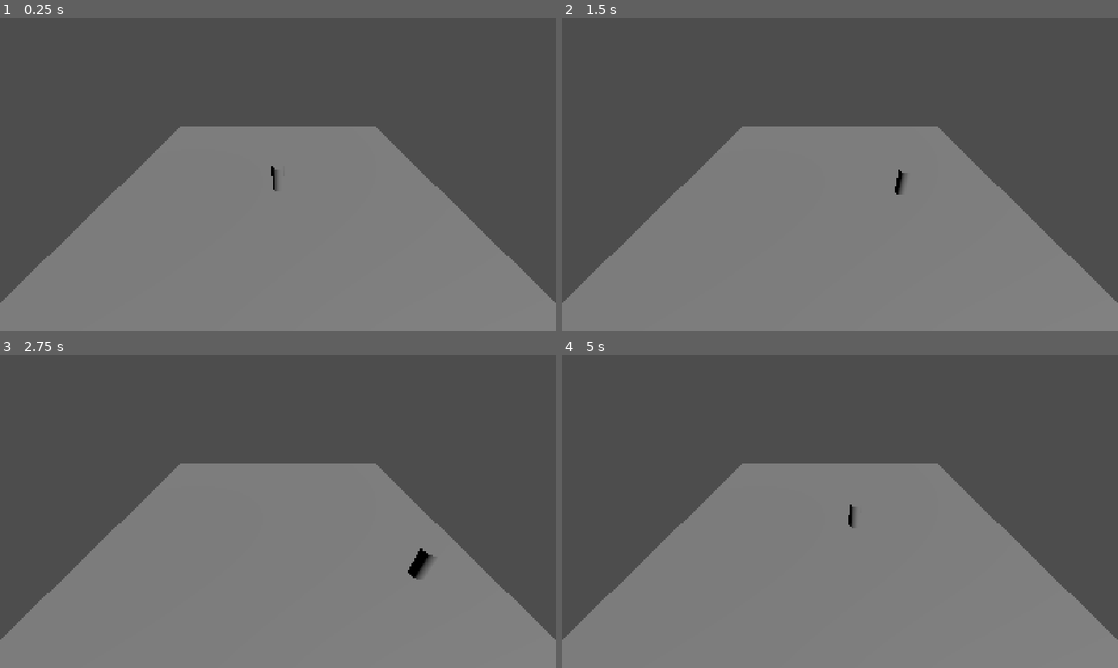
Above: before the commit, frames 1-4 (two rows, left to right).
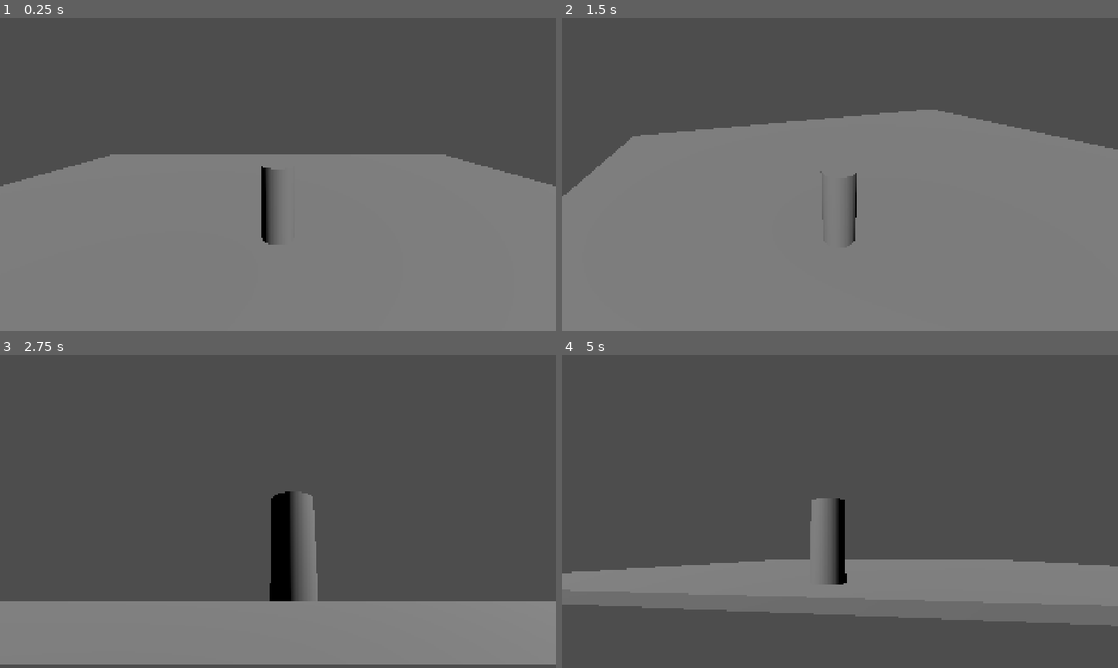
Above: after the commit, the same moments.

Repository: shroomiemies/GodscarCombatLab
Game: Godot game, scene res://scenes/tests/TestArena_Main.tscn
The game is run twice, just before and just after one commit, with the same random seed, the same clock (stepped at 60 frames per second) and the same inputs.
Inputs (mouse positions are in pixels of both pictures, inside the frame that each line leads up to):
- Up to frame 1 (0.25 s): no input
- Up to frame 2 (1.5 s): tap Enter at 0.5 s; move the mouse to (962, 158) at 0.52 s; hold D (move_right) 0.53-1.28 s; move the mouse to (728, 190) at 1.27 s; hold S (move_back) from 1.28 s (still down)
- Up to frame 3 (2.75 s): move the mouse to (333, 442) at 2.02 s; release S (move_back) at 2.03 s; hold D (move_right) from 2.03 s (still down)
- Up to frame 4 (5 s): move the mouse to (812, 574) at 2.77 s; release D (move_right) at 2.78 s; hold W (move_forward) 2.78-3.53 s; move the mouse to (1006, 558) at 3.52 s; hold A (move_left) from 3.53 s (still down); tap Escape (ui_cancel) at 4.15 s; move the mouse to (673, 464) at 4.27 s

The runs differ from the first frame. In frame 1, 15% of the frame differs, in the area x 0-100%, y 34-91%; in frame 2, 17%; in frame 3, 28%; in frame 4, 35%, in the area x 0-100%, y 34-100%.

Commit message:
Add camera rig and camera relative movement

Diff:
--- /dev/null
+++ b/scenes/camera/CameraRig.tscn
@@ -0,0 +1,15 @@
+[gd_scene format=3 uid="uid://yxt4hw7ybxe"]
+
+[node name="CameraRig" type="Node3D" unique_id=843206497]
+
+[node name="YawPivot" type="Node3D" parent="." unique_id=1247736498]
+
+[node name="PitchPivot" type="Node3D" parent="YawPivot" unique_id=262047298]
+transform = Transform3D(1, 0, 0, 0, 0.9659258, 0.25881904, 0, -0.25881904, 0.9659258, 0, 0, 0)
+
+[node name="SpringArm3D" type="SpringArm3D" parent="YawPivot/PitchPivot" unique_id=1110284689]
+spring_length = 5.0
+
+[node name="Camera3D" type="Camera3D" parent="YawPivot/PitchPivot/SpringArm3D" unique_id=331039347]
+current = true
+fov = 65.0
--- a/scenes/tests/TestArena_Main.tscn
+++ b/scenes/tests/TestArena_Main.tscn
@@ -2,6 +2,8 @@
 
 [ext_resource type="PackedScene" uid="uid://cet42dhxvxoit" path="res://scenes/actors/player/Player.tscn" id="1_4n1cq"]
 [ext_resource type="Script" uid="uid://dawleowx5jiei" path="res://scripts/actor/Player.gd" id="2_vy3pw"]
+[ext_resource type="PackedScene" uid="uid://yxt4hw7ybxe" path="res://scenes/camera/CameraRig.tscn" id="3_4difj"]
+[ext_resource type="Script" uid="uid://bp4b1fp6fn6k1" path="res://scripts/camera/CameraRig.gd" id="4_xdqrp"]
 
 [sub_resource type="BoxShape3D" id="BoxShape3D_vy3pw"]
 
@@ -26,9 +28,10 @@
 
 [node name="MultiplayerSpawner" type="MultiplayerSpawner" parent="." unique_id=263444565]
 
-[node name="DebugCamera" type="Camera3D" parent="." unique_id=860885128]
-transform = Transform3D(1, 0, 0, 0, 0.81915206, 0.57357645, 0, -0.57357645, 0.81915206, 0, 8, 10)
-current = true
+[node name="Player" parent="." unique_id=1989459081 node_paths=PackedStringArray("camera_rig") instance=ExtResource("1_4n1cq")]
+script = ExtResource("2_vy3pw")
+camera_rig = NodePath("../CameraRig")
 
-[node name="Player" parent="." unique_id=1989459081 instance=ExtResource("1_4n1cq")]
-script = ExtResource("2_vy3pw")
+[node name="CameraRig" parent="." unique_id=843206497 node_paths=PackedStringArray("target") instance=ExtResource("3_4difj")]
+script = ExtResource("4_xdqrp")
+target = NodePath("../Player")
--- a/scripts/actor/Player.gd
+++ b/scripts/actor/Player.gd
@@ -4,6 +4,8 @@
 @export var move_speed: float = 5.0
 @export var acceleration: float = 18.0
 @export var gravity: float = 24.0
+@export var camera_rig: CameraRig
+@export var turn_speed: float = 12.0
 
 var movement_frame: MovementFrame
 
@@ -32,16 +34,30 @@
 	var local_move := Vector3(input_vector.x,0,input_vector.y)
 
 	if local_move.length() > 1.0:
-		local_move.normalized()
+		local_move = local_move.normalized()
 
-	var world_move := movement_frame.local_direction_to_world(local_move)
+	var movement_basis := movement_frame.basis
+
+	if camera_rig != null:
+		movement_basis = camera_rig.get_flat_camera_basis()
+
+	var world_move := movement_basis * local_move
 	var desired_horizontal_velocity := world_move * move_speed
 
 	velocity.x = move_toward(velocity.x, desired_horizontal_velocity.x, acceleration * delta)
 	velocity.z = move_toward(velocity.z, desired_horizontal_velocity.z, acceleration * delta)
+
+	_update_facing(world_move, delta)
 
 	if not is_on_floor():
 		velocity.y -= gravity * delta
 	else:
 		if velocity.y < 0.0:
 			velocity.y = 0.0
+
+func _update_facing(world_move: Vector3, delta: float) -> void:
+	if world_move.length_squared() < 0.0001:
+		return
+
+	var target_yaw := atan2(-world_move.x, -world_move.z)
+	rotation.y = lerp_angle(rotation.y, target_yaw, 1.0 - exp(-turn_speed * delta))
--- /dev/null
+++ b/scripts/camera/CameraRig.gd
@@ -0,0 +1,66 @@
+class_name CameraRig
+extends Node3D
+
+@export var target: Node3D
+@export var follow_speed: float = 18.0
+@export var mouse_sensitivity = 0.003
+@export var min_pitch_degrees: float = -55.0
+@export var max_pitch_degrees: float = 20.0
+@export var target_height: float = 1.4
+
+@onready var yaw_pivot: Node3D = $YawPivot
+@onready var pitch_pivot: Node3D = $YawPivot/PitchPivot
+
+var yaw: float = 0.0
+var pitch: float = deg_to_rad(-15.0)
+
+func _ready() -> void:
+	Input.mouse_mode = Input.MOUSE_MODE_CAPTURED
+	if target != null:
+		global_position = _get_target_position()
+
+	yaw_pivot.rotation.y = yaw
+	pitch_pivot.rotation.x = pitch
+
+func _process(delta: float) -> void:
+	if target == null:
+		return
+
+	global_position = global_position.lerp(_get_target_position(), 1.0 - exp(-follow_speed * delta))
+
+func _unhandled_input(event: InputEvent) -> void:
+	if event is InputEventMouseMotion:
+		yaw -= event.relative.x * mouse_sensitivity
+		pitch -= event.relative.y * mouse_sensitivity
+
+		var min_pitch := deg_to_rad(min_pitch_degrees)
+		var max_pitch := deg_to_rad(max_pitch_degrees)
+		pitch = clamp(pitch, min_pitch, max_pitch)
+
+		yaw_pivot.rotation.y = yaw
+		pitch_pivot.rotation.x = pitch
+
+	if event.is_action_pressed("ui_cancel"):
+		Input.mouse_mode = Input.MOUSE_MODE_VISIBLE
+
+func get_flat_camera_basis() -> Basis:
+	var forward := -yaw_pivot.global_transform.basis.z
+	var right := yaw_pivot.global_transform.basis.x
+
+	forward.y = 0.0
+	right.y = 0.0
+
+	forward = forward.normalized()
+	right = right.normalized()
+
+	var basis := Basis()
+	basis.x = right
+	basis.y = Vector3.UP
+	basis.z = -forward
+	return basis
+
+func _get_target_position() -> Vector3:
+	if target == null:
+		return global_position
+
+	return target.global_position + Vector3.UP * target_height
Not shown, added: scripts/camera/CameraRig.gd.uid
